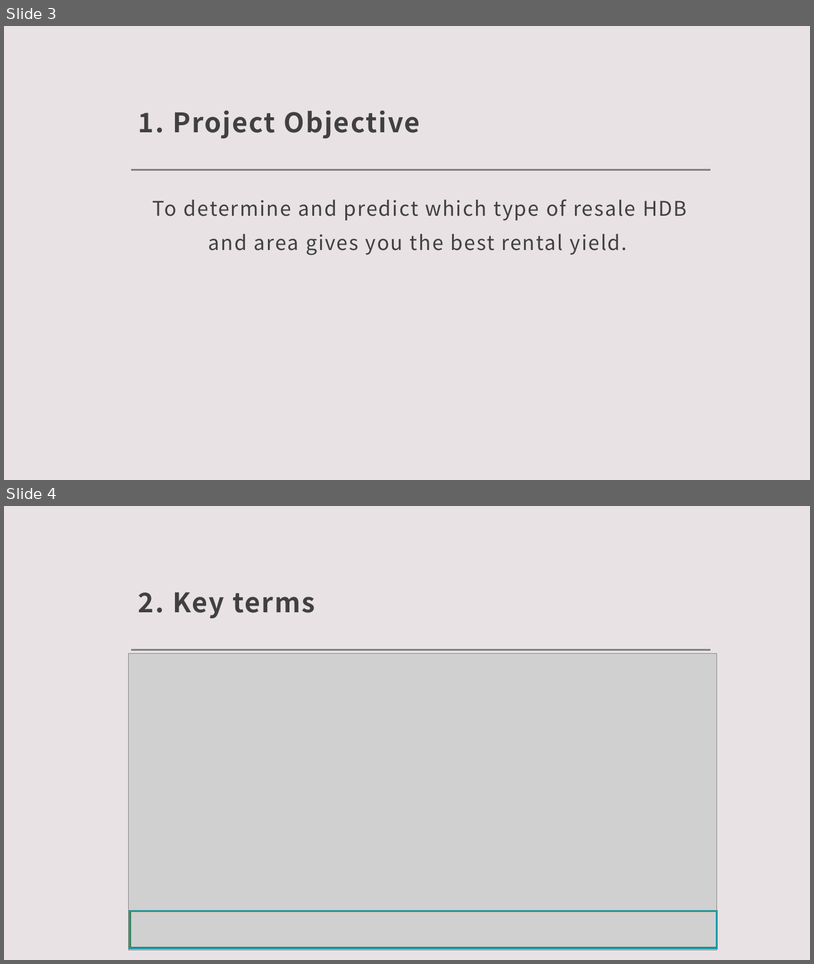
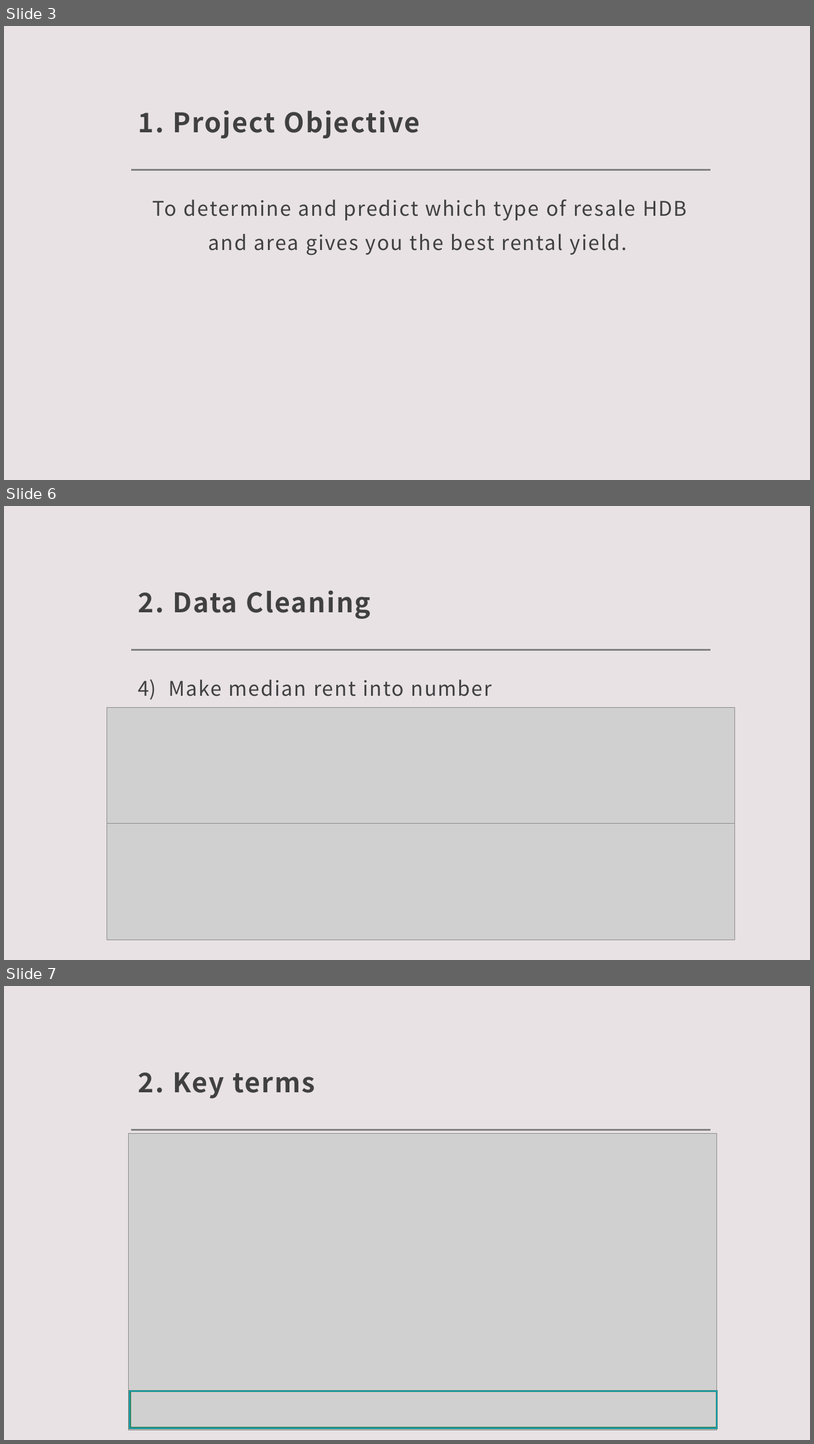
Before and after one commit to CasperPeh/HDB_Lifetime_Yield, a slide deck: Final Project presentation - Casper Peh.pptx. Shown one above the other, each under a label of ours: slides 3 and 4 before the commit, slides 3, 6 and 7 after it; the slides between them are not shown. The pictures are 814x964 and 814x1444 pixels, drawn with LibreOffice and Linux fonts; fonts in the diff are those of the drawing; grey boxes stand for pictures. Boxes give left, top, right and bottom in pixels: in the first picture for what was removed or moved away, otherwise in the second. Text is boxed around its words. In the diff, an @@ line names an element or a change of style, - is before the commit and + after.

```diff
--- a/Final Project presentation - Casper Peh.pptx
+++ b/Final Project presentation - Casper Peh.pptx
@@ slide 6 added at [4, 506, 810, 960], background #E8E2E5; not listed: 1 template element that a slide beside it also shows @@
@@ title added at [138, 590, 371, 619], 32 pt, text #404040, bold @@
+2. Data Cleaning
@@ text added at [168, 679, 492, 696], 24 pt, text #404040 @@
+4) Make median rent into number
@@ picture added at [107, 707, 735, 823] @@
@@ picture added at [107, 823, 735, 940] @@
@@ what was slide 4 is now slide 7 @@
```
Also in this commit, not shown: 1 slide changed, 2 other slides added.
